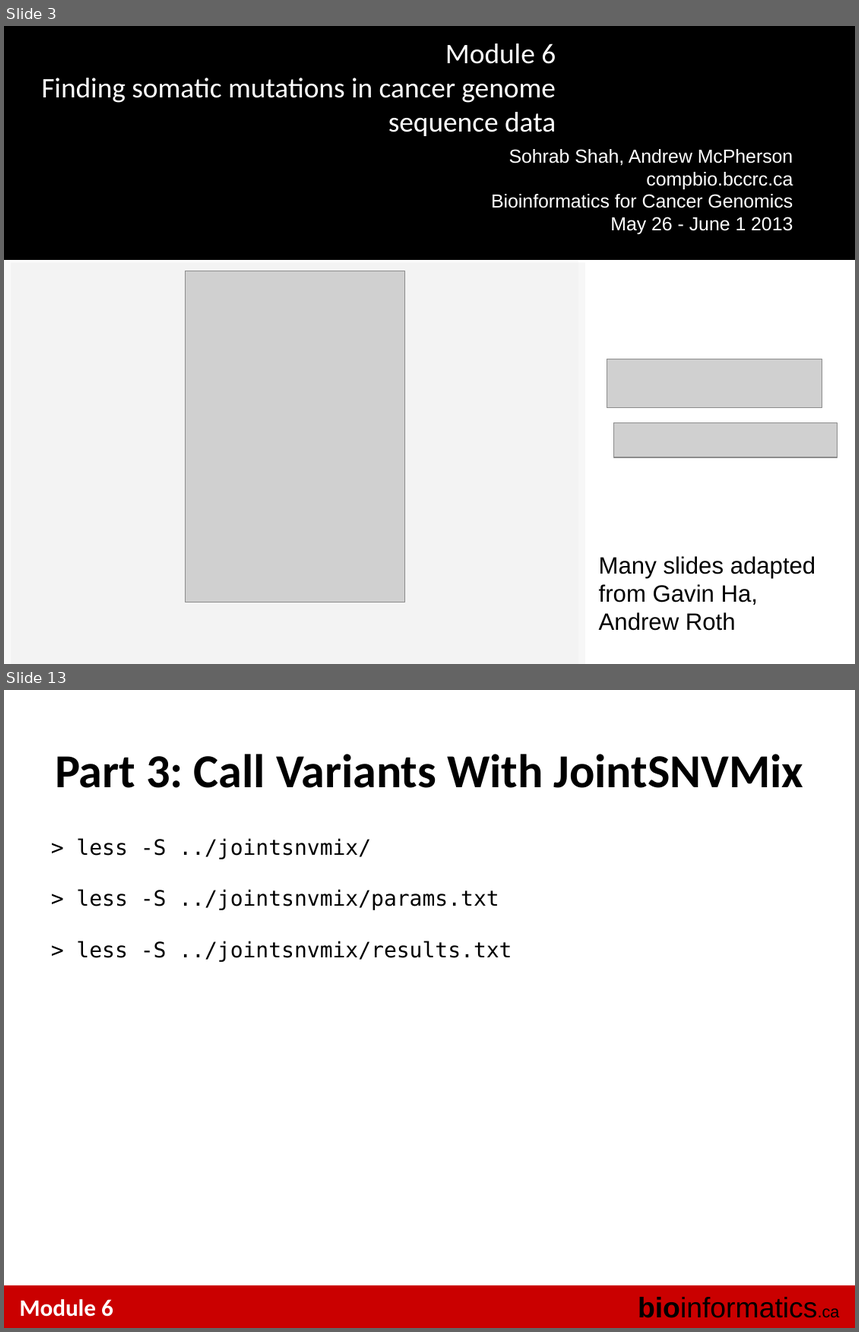
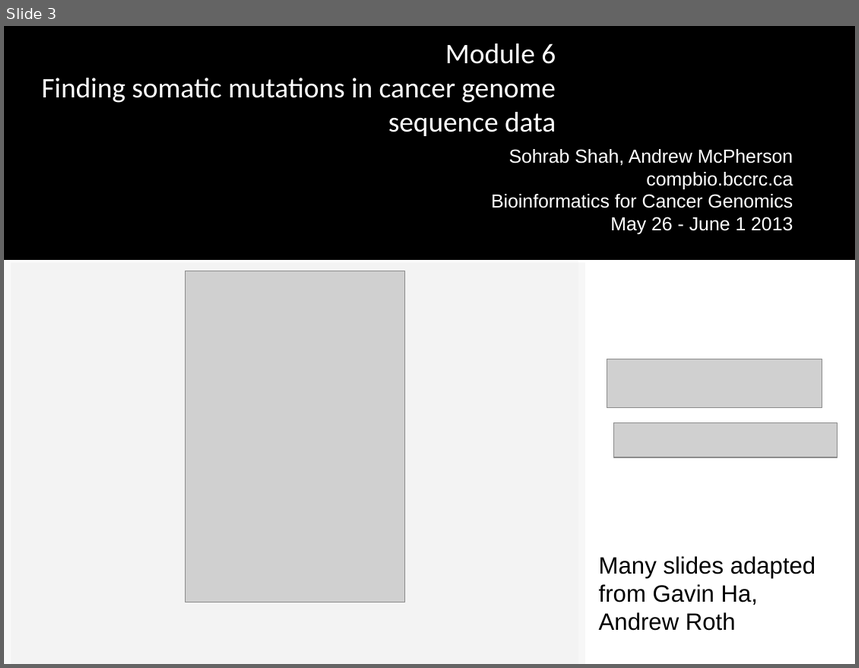
Before and after one commit to tinyheero/BICG-2016, a slide deck: snvs/content/BiCG_2012_Module6_Lab_shah.ppt. Shown one above the other, each under a label of ours: slides 3 and 13 before the commit, slide 3 after it; the slides between them are not shown. The pictures are 859x1332 and 859x668 pixels, drawn with LibreOffice and Linux fonts; fonts in the diff are those of the drawing; grey boxes stand for pictures; background and template pictures are left out. Boxes give left, top, right and bottom in pixels: in the first picture for what was removed or moved away, otherwise in the second. Text is boxed around its words. In the diff, an @@ line names an element or a change of style, - is before the commit and + after.

```diff
--- a/snvs/content/BiCG_2012_Module6_Lab_shah.ppt
+++ b/snvs/content/BiCG_2012_Module6_Lab_shah.ppt
@@ slide 13 removed at [4, 690, 855, 1328], background #FFFFFF @@
@@ text removed at [55, 754, 804, 788] @@
-Part 3: Call Variants With JointSNVMix
@@ text removed at [76, 838, 512, 962] @@
-> less -S ../jointsnvmix/
-> less -S ../jointsnvmix/params.txt
-> less -S ../jointsnvmix/results.txt
@@ rectangle removed at [4, 1286, 855, 1328] @@
@@ text removed at [19, 1300, 113, 1317] @@
-Module 6
@@ text removed at [638, 1297, 840, 1319] @@
-bioinformatics.ca
```
Also in this commit, not shown: 15 slides changed, 4 slides added, 7 other slides removed.
